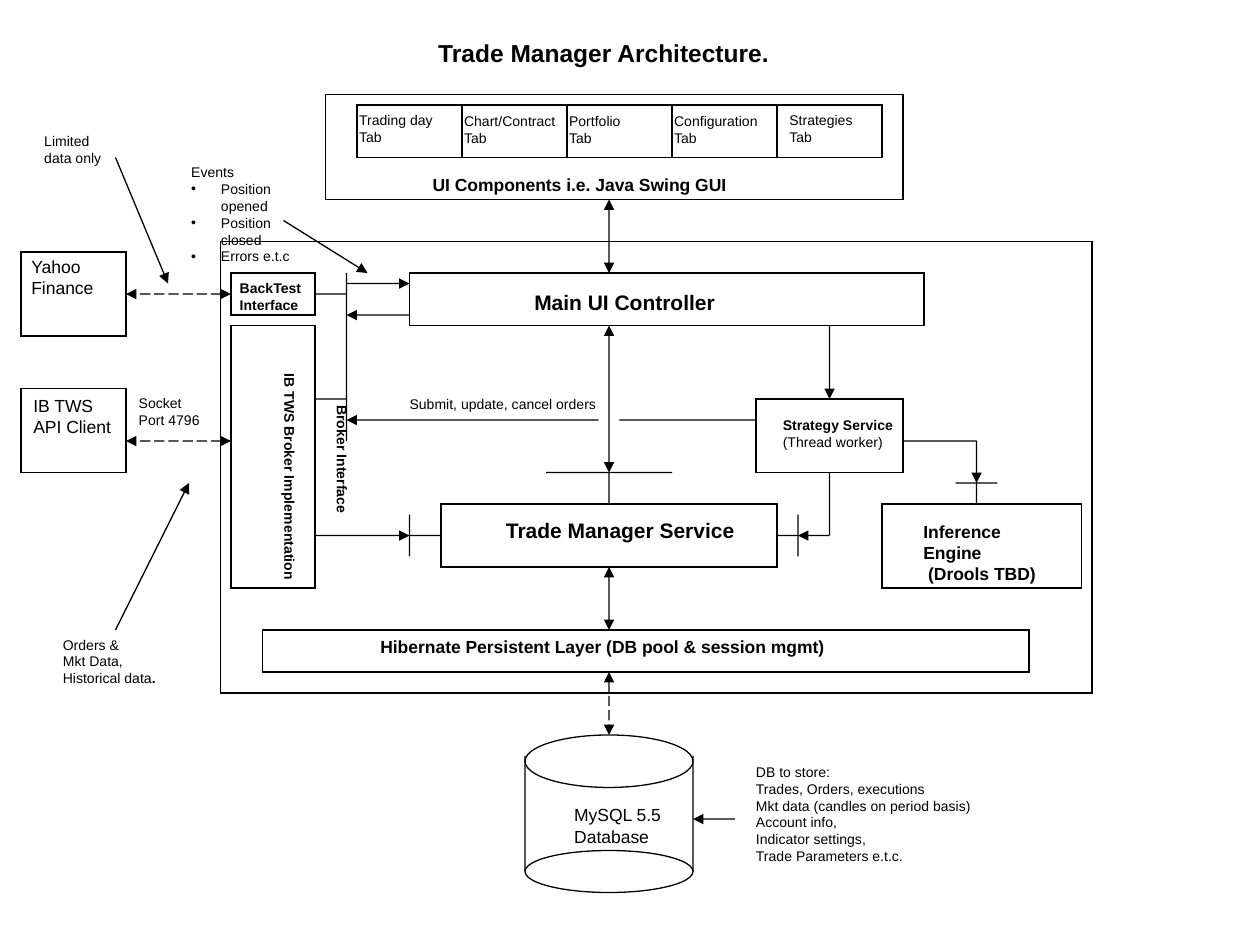
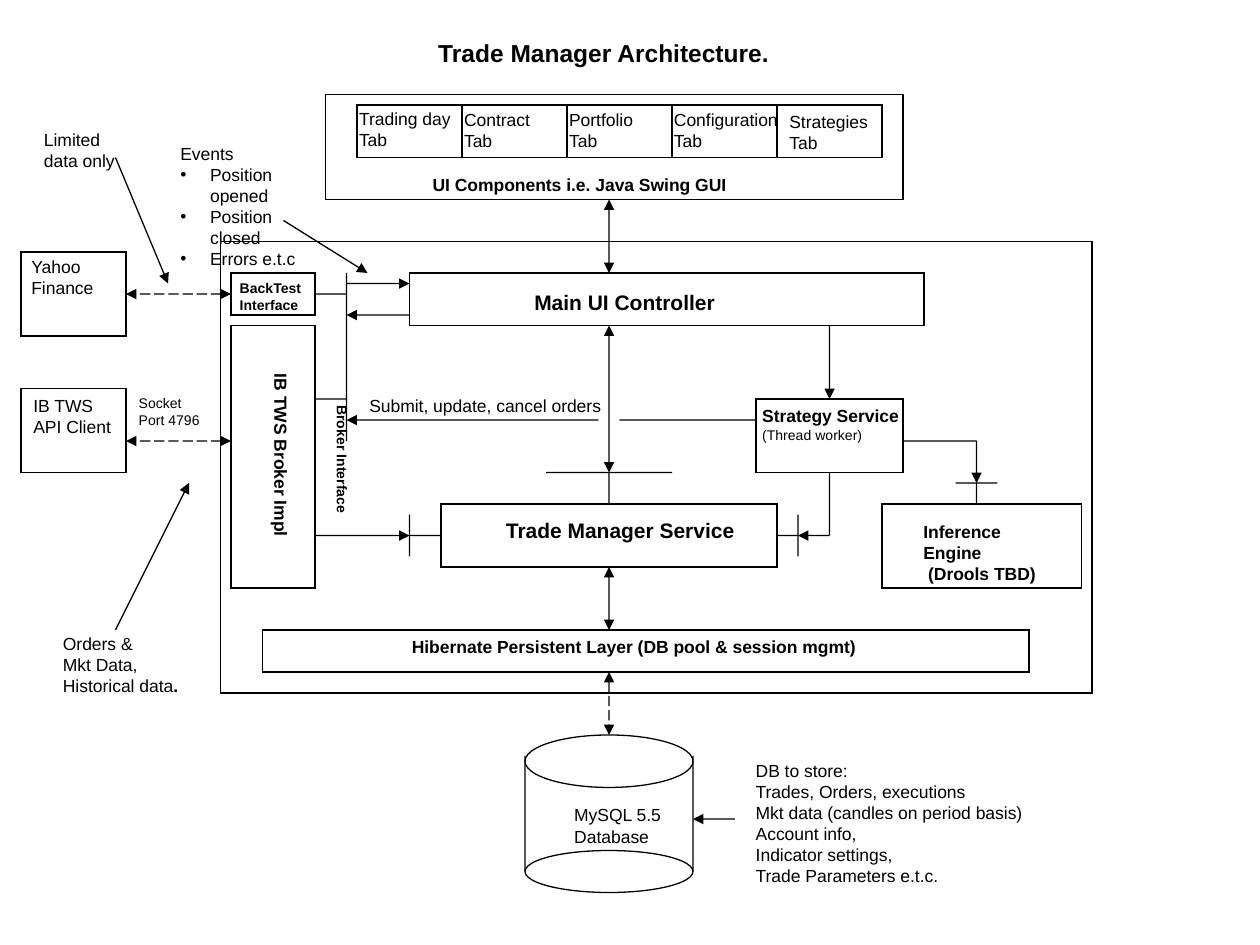
Before and after one commit to trade-manager/trade-manager, a slide deck: slide 5 of docs/Trading Day.ppt. Drawn at 1260x945 pixels with LibreOffice and Linux fonts; fonts in the diff are those of the drawing. Boxes give left, top, right and bottom in pixels: in the first picture for what was removed or moved away, otherwise in the second. Text is boxed around its words. In the diff, an @@ line names an element or a change of style, - is before the commit and + after.

```diff
--- a/docs/Trading Day.ppt
+++ b/docs/Trading Day.ppt
@@ text at [464,113,530,126]: text changed; size 8 to 10 pt @@
-Chart/Contract
+Contract
@@ text "Events": place and size @@
-text "Events" at [191,167,290,261]
+text "Events" at [180,148,295,270]
@@ text at [464,134,492,147]: size 8 to 10 pt in "Tab" @@
@@ text at [271,375,291,535]: text changed; size 8 to 10 pt @@
-IB TWS Broker Implementation
+IB TWS Broker Impl
@@ text "Submit, update, cancel orders": place and size @@
-text "Submit, update, cancel orders" at [410,399,596,412]
+text "Submit, update, cancel orders" at [369,399,601,416]
@@ text "Strategy Service": place and size @@
-text "Strategy Service" at [783,420,893,450]
+text "Strategy Service" at [762,409,899,443]
@@ text at [762,409,899,426]: size 8 to 10 pt in "Strategy Service" @@
@@ text "Hibernate Persistent Layer (DB pool ...": place and size @@
-text "Hibernate Persistent Layer (DB pool ..." at [380,640,824,657]
+text "Hibernate Persistent Layer (DB pool ..." at [412,640,855,657]
@@ size 8 to 10 pt in 9 elements at [569,113,633,147], [44,133,115,171], [359,112,450,146], [674,113,778,147], [63,637,178,692], [180,148,295,270], [369,399,601,416], [789,115,868,149], [756,765,1023,882] @@
```
Also in this commit, not shown: 1 other slide changed, 3 other files.
